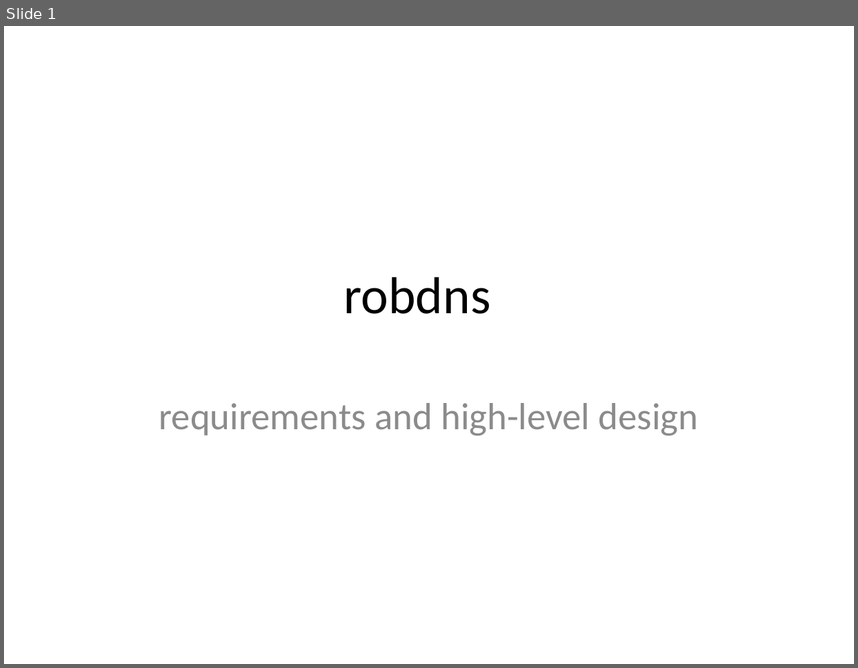
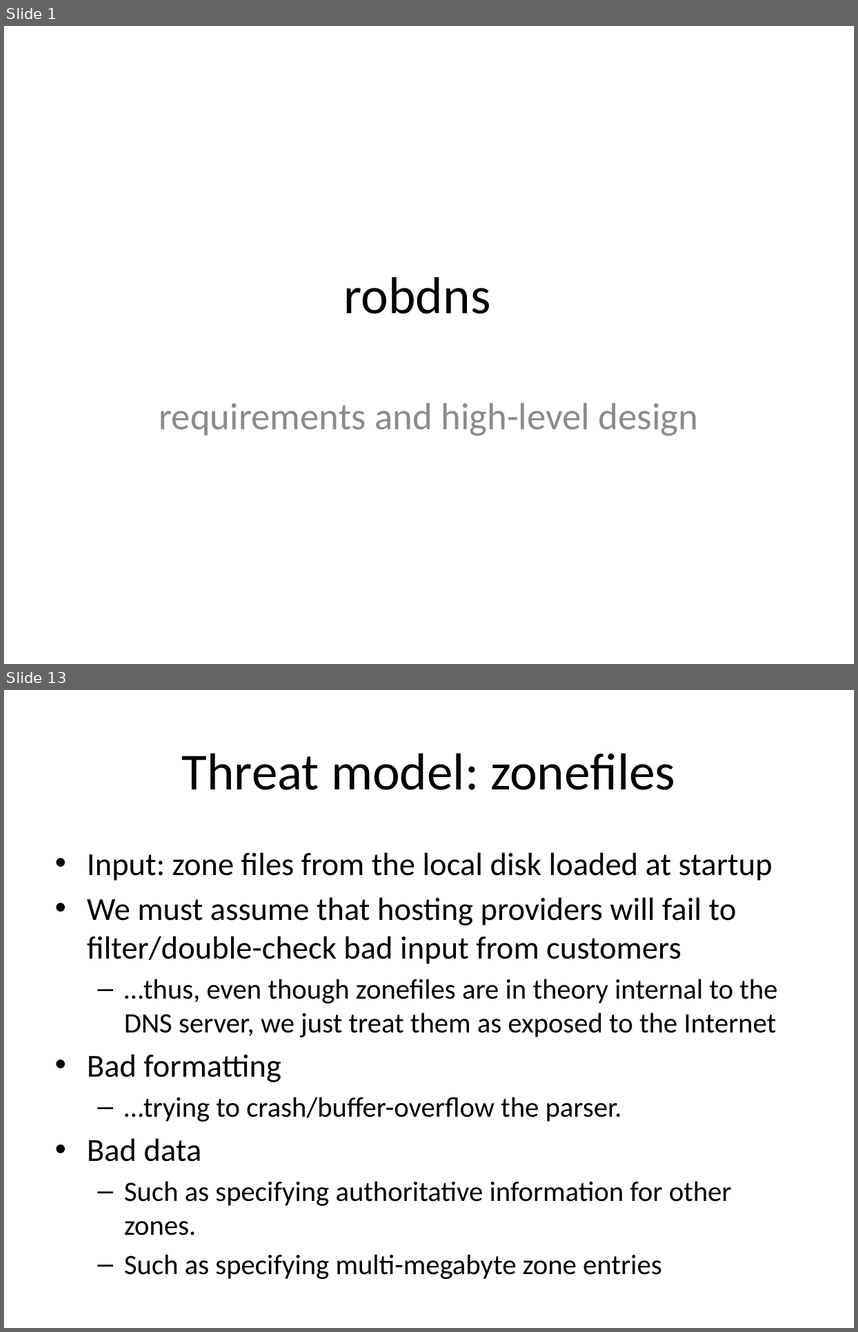
Before and after one commit to robertdavidgraham/robdns, a slide deck: doc/high-level-design.pptx. Shown one above the other, each under a label of ours: slide 1 before the commit, slides 1 and 13 after it; the slides between them are not shown. The pictures are 858x668 and 858x1332 pixels, drawn with LibreOffice and Linux fonts; fonts in the diff are those of the drawing. Boxes give left, top, right and bottom in pixels: in the first picture for what was removed or moved away, otherwise in the second. Text is boxed around its words. In the diff, an @@ line names an element or a change of style, - is before the commit and + after.

```diff
--- a/doc/high-level-design.pptx
+++ b/doc/high-level-design.pptx
@@ slide 13 added at [4, 690, 854, 1328], background #FFFFFF @@
@@ title added at [182, 753, 675, 790], 44 pt, text #000000 @@
+Threat model: zonefiles
@@ text added at [87, 852, 777, 1235], 23.8 pt, text #000000 @@
+• Input: zone files from the local disk loaded at startup
+• We must assume that hosting providers will fail to filter/double-check bad input from customers
+  – …thus, even though zonefiles are in theory internal to the DNS server, we just treat them as exposed to the Internet
+• Bad formatting
+  – …trying to crash/buffer-overflow the parser.
+• Bad data
+  – Such as specifying authoritative information for other zones.
+  – Such as specifying multi-megabyte zone entries
```
Also in this commit, not shown: 8 slides changed, 19 other slides added, 16 other files.
